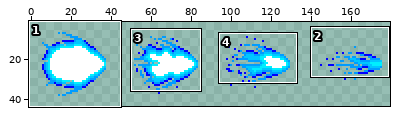
A sprite sheet gets an edit: bullet2.png. The picture above shows the old version from afar; the outline marks the close-up.
Close-up. First the earlier version:
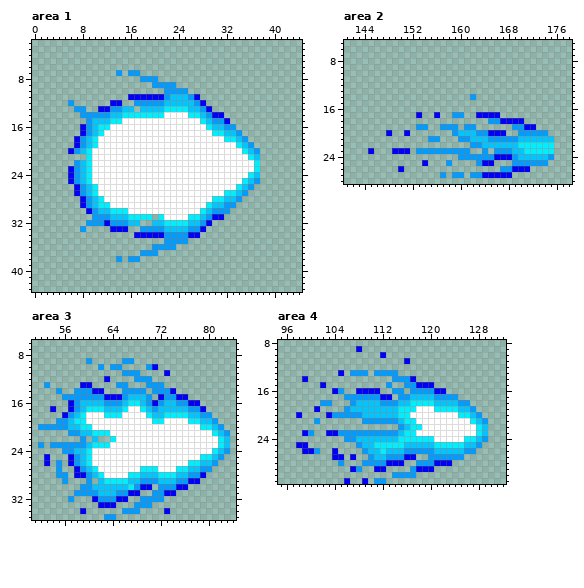
The file is 131x32 pixels. Shown: area 1: x 0..44, y 2..43; area 2: x 141..178, y 5..28; area 3: x 51..84, y 6..35; area 4: x 95..132, y 8..31. The old version is drawn lined up with the new one. The wide view leaves out empty margins.
New version:
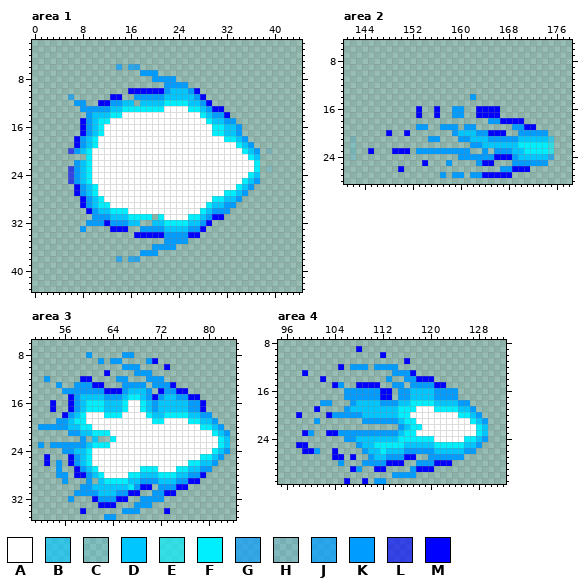
Palette (. is transparent): A #ffffff  B #00c5ffa4  C #00c6ff24  D #00c6ff  E #00efffa4  F #00efff  G #009bffa4  H #009cff24  J #009cffb6  K #009cff  L #0000ffa4  M #0000ff
The exact change:
canvas 131x32 -> 182x45; drawings rearranged on the sheet (the old picture shows each at its new place)
--- area 1
@@ x 0..44 @@
  5 .............................................
- 6 .............................................
- 7 ..............K.KK...........................
- 8 ..................KKK........................
- 9 ....................KKKK.....................
-10 ......................KKKK...................
-11 ................MMMMMMKDDDKM.................
-12 ......K......MM..KKKKKDDDDDKM................
-13 .......KK..MMKKDD.DDDDFFFFDDKM...............
-14 ........KKKKKDDFFFFFFFAAAAFFDKMM.............
-15 .........KDDDFFAAAAAAAAAAAAAFDKKM............
-16 ........MKDFFAAAAAAAAAAAAAAAAFDDKK...........
+ 6 ..............J.JJ...........................
+ 7 ..................KKK........................
+ 8 ....................KKKK.....................
+ 9 ......................KKKK...................
+10 ................MMMMMMKDDDKM.................
+11 ......G......MM..KKKKKDDDDDKM................
+12 .......KK..MMKKDD.DDDDFFFFDDKM...............
+13 ........KKKKKDDFFFFFFFAAAAFFDKMM.............
+14 .........KDDDFFAAAAAAAAAAAAAFDKKM............
+15 ........MKDFFAAAAAAAAAAAAAAAAFDDKK...........
+16 ........MKDFAAAAAAAAAAAAAAAAAAFFDDK..........
 17 ........MKDFAAAAAAAAAAAAAAAAAAFFDDK..........
@@ x 0..44 @@
 19 .......MKDFAAAAAAAAAAAAAAAAAAAAAAAFDK........
-20 ......MKDFAAAAAAAAAAAAAAAAAAAAAAAAAFDK.......
+20 ......LKDFAAAAAAAAAAAAAAAAAAAAAAAAAFDK.H.....
 21 .........FAAAAAAAAAAAAAAAAAAAAAAAAAAFD.......
 22 .......KDFAAAAAAAAAAAAAAAAAAAAAAAAAAAF.......
-23 ......MKDFAAAAAAAAAAAAAAAAAAAAAAAAAAAF.......
-24 ......MKDFAAAAAAAAAAAAAAAAAAAAAAAAAAFD.......
-25 ......MKDFAAAAAAAAAAAAAAAAAAAAAAAAAFDK.......
+23 ......LKDFAAAAAAAAAAAAAAAAAAAAAAAAAAAF.H.....
+24 ......LKDFAAAAAAAAAAAAAAAAAAAAAAAAAAFD.......
+25 ......LKDFAAAAAAAAAAAAAAAAAAAAAAAAAFDK.......
 26 .......MKDFAAAAAAAAAAAAAAAAAAAAAAAFDK........
@@ x 12..19 @@
 37 ......KK
-38 ..K.KK..
+38 ..J.JJ..
 39 ........
--- area 2
@@ x 151..168 @@
 15 ..................
-16 ..................
+16 ..M..M..KK..MMMM..
 17 ..M..M..KK..MMMM..
@@ x 141..178 @@
 20 .......M..M.......KDDDKKMMM..KKKKK....
-21 ..............KK...KKDDDKKKKKDDDDDD...
-22 .....................KKDDDDDDFFFFFF...
-23 ....M...MMM.KKKKKKKKK..K.KKKDDFFFFF...
-24 ...................KKKKKKMMMKDDDDDK...
+21 .H............KK...KKDDDKKKKKDDDDDB...
+22 .C...................KKDDDDDDFFFFFE...
+23 .C..M...MMM.KKKKKKKKK..K.KKKDDFFFFE...
+24 .H.................KKKKKKMMMKDDDDDG...
 25 .............M...K....KMM...KKKKKK....
--- area 3
@@ x 51..84 @@
  7 ..................................
- 8 ..................................
- 9 .........K.....KK.................
-10 ...........K.KK....KM.............
-11 ...............KKK....M...........
-12 ............M....KKK..............
-13 ..K.....MM....KK...KKK............
-14 ....K..KKKMM...KKKK.KKKM..........
-15 .....KKKKKKKMMMKDDDK.MKKMM........
-16 ......MKDDDDKKKDFFDKMKDDKKMM......
+ 8 .........K.....KK.................
+ 9 ...........K.KK....KM.............
+10 ...............KKK....M...........
+11 ............M....KKK..............
+12 ..K.....MM....KK...KKK............
+13 ....K..KKKMM...KKKK.KKKM..........
+14 .....KKKKKKKMMMKDDDK.MKKMM........
+15 ......MKDDDDKKKDFFDKMKDDKKMM......
+16 ...M..MKDFFFDDDFAAFDKDDDDDKKM.....
 17 ...M..MKDFFFDDDFAAFDKDDDDDKKM.....
--- area 4
@@ x 95..132 @@
 11 .....................M................
-12 ......................................
-13 ..........M.KKK.KKKK..................
-14 ....M..............KKKM...............
-15 .......M..........K..KKMMM............
-16 .........MK..MMMM..KK.KKKKMM..........
+12 ..........M.KKK.KKKK..................
+13 ....M..............KKKM...............
+14 .......M..........K..KKMMM............
+15 .........MK..MMMM..KK.KKKKMM..........
+16 ...........KKKKKKMM.KKDDDDKKKK........
 17 ...........KKKKKKMM.KKDDDDKKKK........
